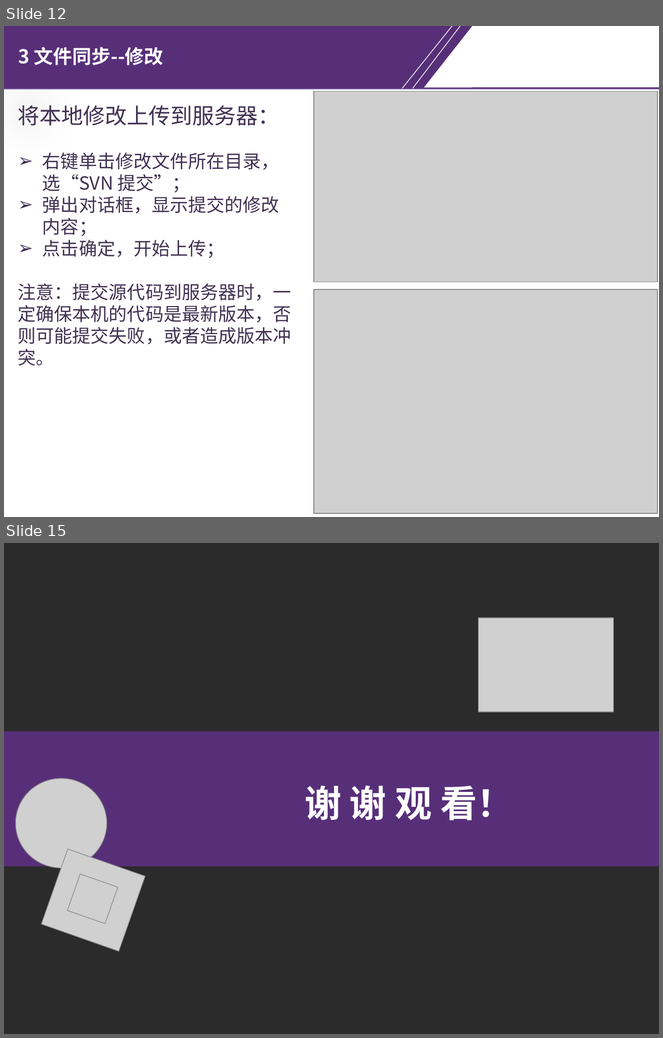
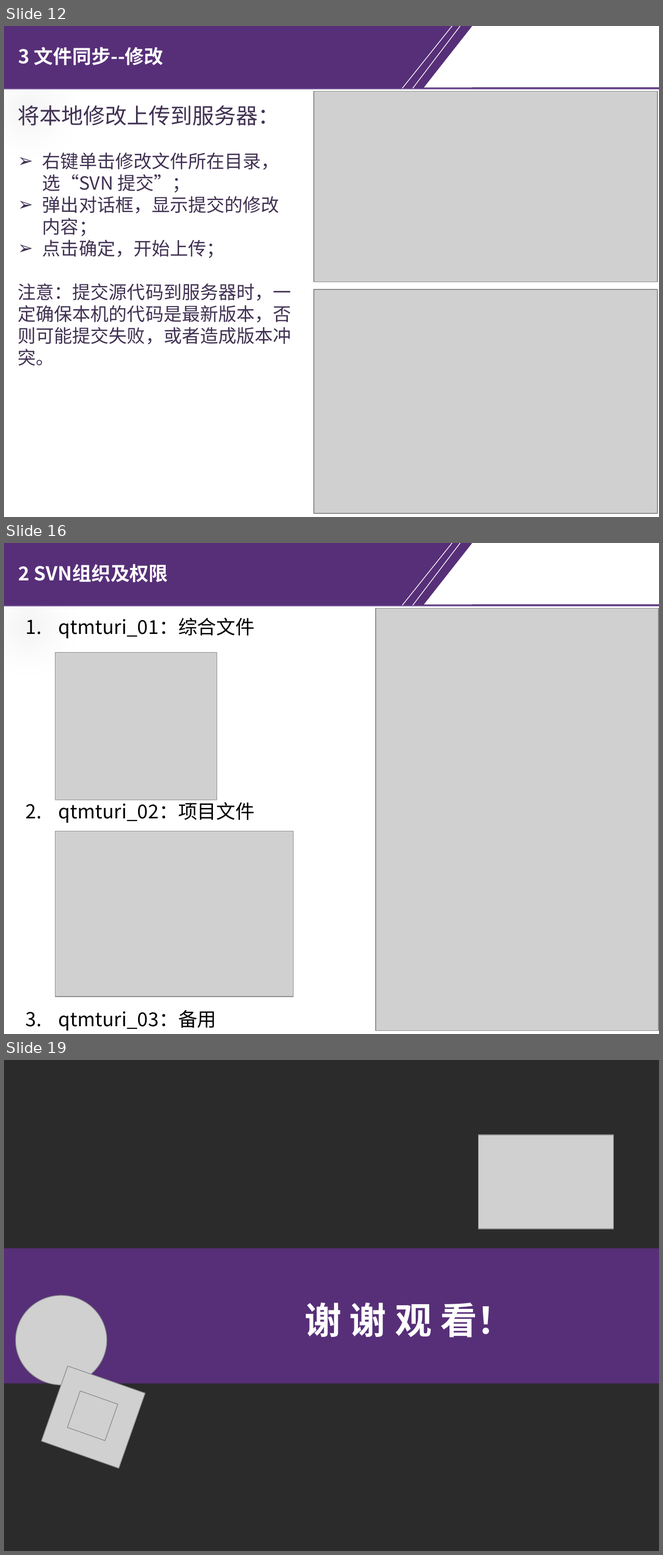
Before and after one commit to chrgu000/JuXin, a slide deck: Original/Files/天河制造/SVN培训PPT-20180416_v1.2.pptx. Shown one above the other, each under a label of ours: slides 12 and 15 before the commit, slides 12, 16 and 19 after it; the slides between them are not shown. The pictures are 663x1038 and 663x1555 pixels, drawn with LibreOffice and Linux fonts; fonts in the diff are those of the drawing; grey boxes stand for pictures; background and template pictures are left out; a plain dark background stands for a picture behind light text. Boxes give left, top, right and bottom in pixels: in the first picture for what was removed or moved away, otherwise in the second. Text is boxed around its words. In the diff, an @@ line names an element or a change of style, - is before the commit and + after.

```diff
--- a/Original/Files/天河制造/SVN培训PPT-20180416_v1.2.pptx
+++ b/Original/Files/天河制造/SVN培训PPT-20180416_v1.2.pptx
@@ slide 16 added at (4, 543, 659, 1034), background picture (left out); not listed: 10 template elements that a slide beside it also shows @@
@@ text added at (18, 564, 168, 583), 21.1 pt, text #FFFFFF, bold @@
+2 SVN组织及权限
@@ text added at (59, 618, 255, 1031), 21.1 pt, text #000000 @@
+1. qtmturi_01：综合文件
+2. qtmturi_02：项目文件
+3. qtmturi_03：备用
@@ picture added at (375, 608, 659, 1030) @@
@@ picture added at (55, 652, 216, 800) @@
@@ picture added at (55, 831, 293, 997) @@
@@ what was slide 15 is now slide 19 @@
```
Also in this commit, not shown: 6 slides changed, 4 other slides added, 1 slide removed, 13 other files.
